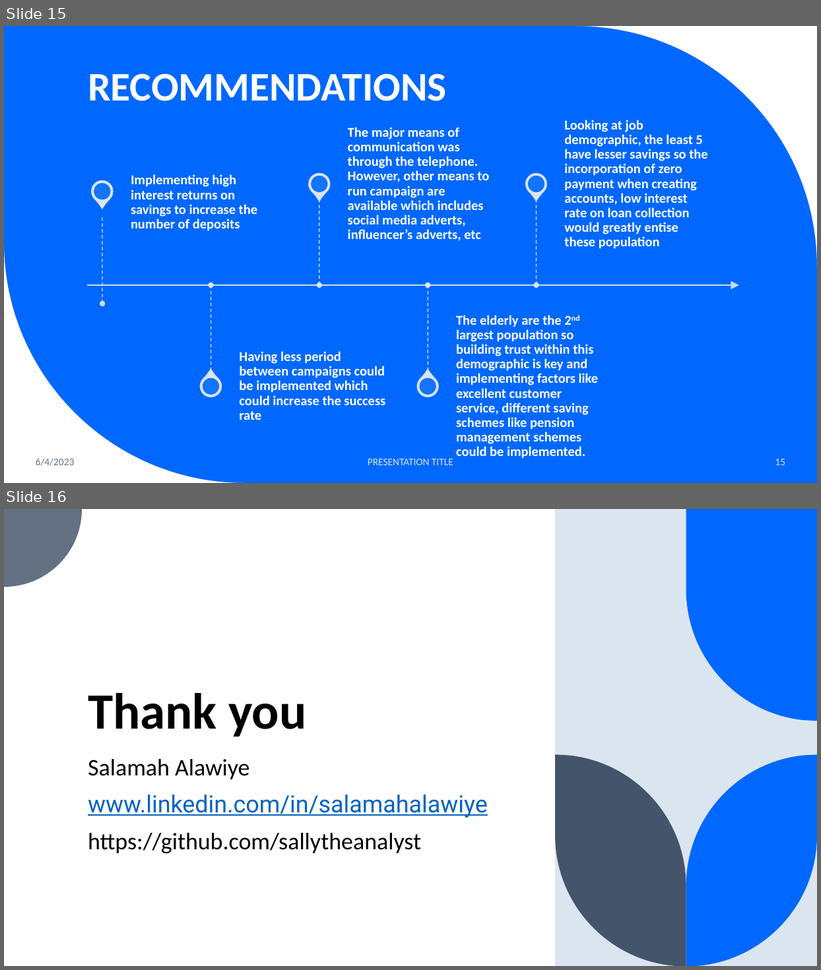
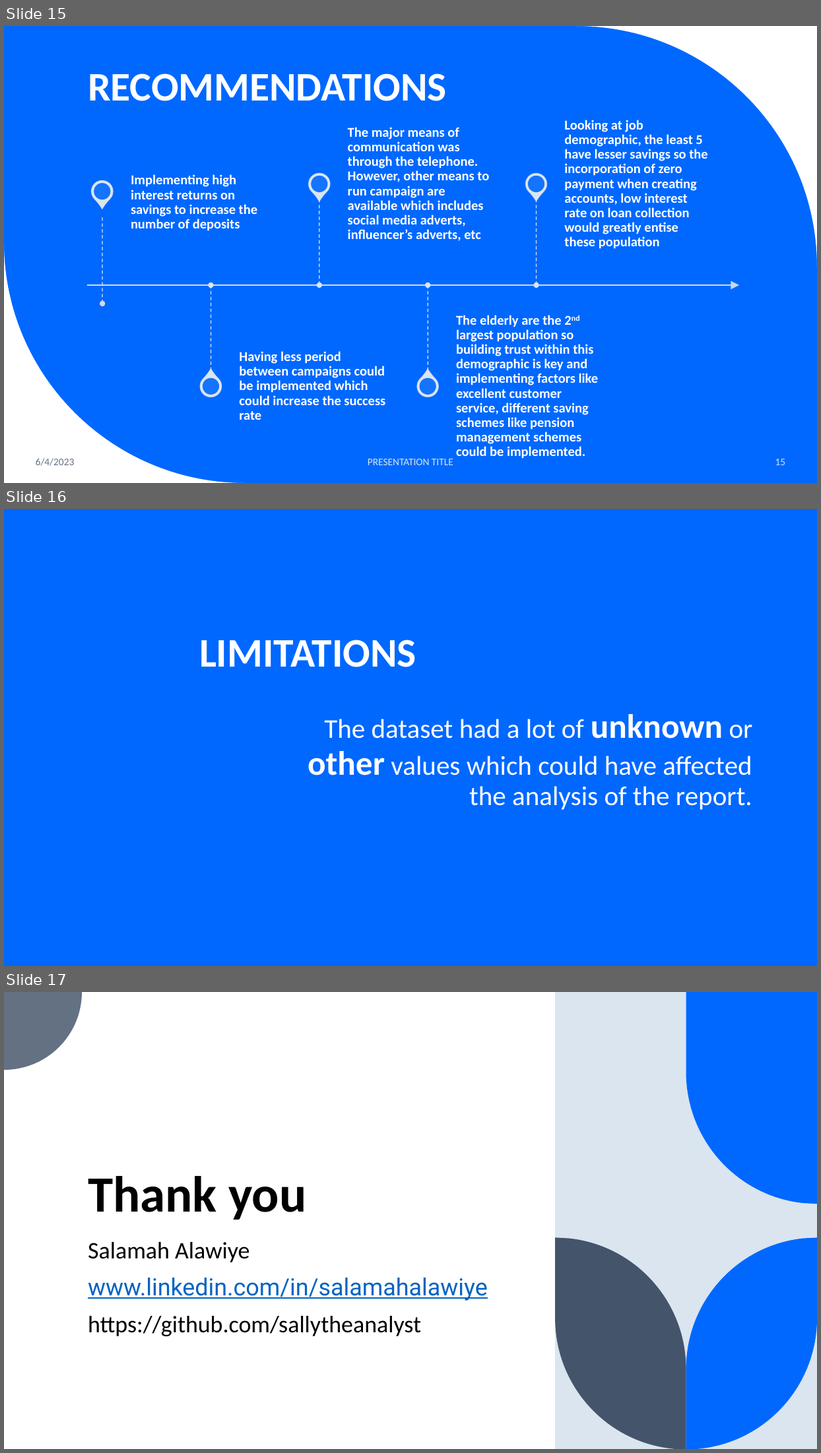
Before and after one commit to sallytheanalyst/BankAnalysis, a slide deck: Nexus Bank.pptx. Shown one above the other, each under a label of ours: slides 15 and 16 before the commit, slides 15, 16 and 17 after it. The pictures are 821x970 and 821x1453 pixels, drawn with LibreOffice and Linux fonts; fonts in the diff are those of the drawing. Boxes give left, top, right and bottom in pixels: in the first picture for what was removed or moved away, otherwise in the second. Text is boxed around its words. In the diff, an @@ line names an element or a change of style, - is before the commit and + after.

```diff
--- a/Nexus Bank.pptx
+++ b/Nexus Bank.pptx
@@ slide 16 added at (4,509,817,966), background #0068FF @@
@@ title added at (199,640,416,667), 48 pt, text #FFFFFF, bold @@
+LIMITATIONS
@@ text added at (308,714,753,810), 32 pt, text #FFFFFF @@
+The dataset had a lot of unknown or other values which could have affected the analysis of the report.
@@ what was slide 16 is now slide 17 @@
```
